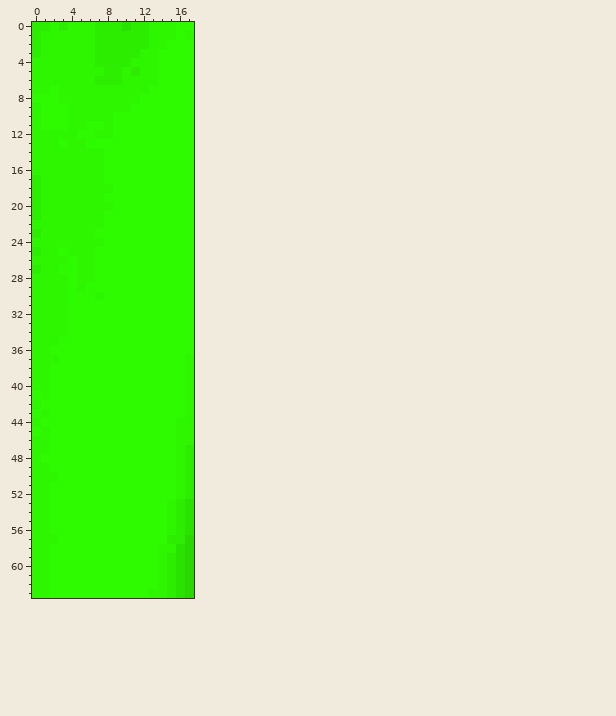
Pixel-art sprite -- android/assets/Entities/missile.png. Above: the version before the commit.
The file is 18x64 pixels. Colours within 5 levels of each other are drawn and written as one.
New version:
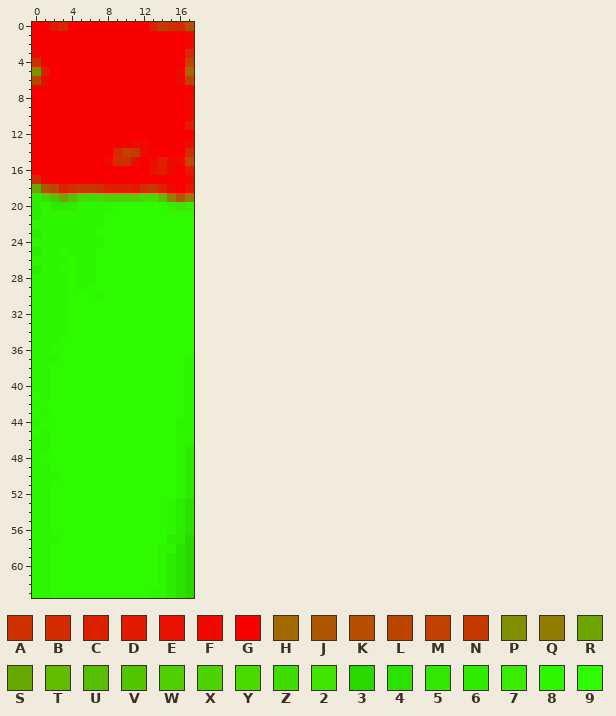
Palette (. is transparent): A #ce3100  B #d32a00  C #dd2100  D #e31900  E #e91200  F #ef0a00  G #f80000  H #a36800  J #ae5600  K #b74e00  L #bc4600  M #c34100  N #c63a00  P #808e00  Q #937d00  R #6da400  S #67a800  T #62bb00  U #56bf00  V #50c500  W #51ce00  X #4bd200  Y #48db00  Z #3edd00  2 #40e400  3 #28d800  4 #2ae200  5 #33e800  6 #2cec00  7 #3aec00  8 #2ef500  9 #2ffb00
What changed:
{"y":0,"x":0,"old":"668688866646688899","new":"GGDBGGGGGGGGGCNABK"}
{"y":1,"x":0,"old":"688888866666688898","new":"GGGGGGGGGGGGGGGGGF"}
{"y":2,"x":0,"old":"688888866666688999","new":"GGGGGGGGGGGGGGGGGF"}
{"y":3,"x":0,"old":"688888866666889999","new":"FGGGGGGGGGGGGGGGGB"}
{"y":4,"x":0,"old":"888888866668889999","new":"AGGGGGGGGGGGGGGGGL"}
{"y":5,"x":0,"old":"888888886686889999","new":"PDGGGGGGGGGGGGGGFH"}
{"y":6,"x":0,"old":"888888866688889999","new":"LFGGGGGGGGGGGGGGFM"}
{"y":7,"x":0,"old":"889888888888899999","new":"GGGGGGGGGGGGGGGGGG"}
{"y":8,"x":0,"old":"999888888888999999","new":"GGGGGGGGGGGGGGGGGF"}
{"y":9,"x":0,"old":"899988888889999999","new":"GGGGGGGGGGGGGGGGGF"}
{"y":10,"x":0,"old":"899988888999999999","new":"GGGGGGGGGGGGGGGGGF"}
{"y":11,"x":0,"old":"899988998999999999","new":"GGGGGGGGGGGGGGGGGC"}
{"y":12,"x":0,"old":"888889988999999999","new":"GGGGGGGGGGGGGGGGGG"}
{"y":13,"x":0,"old":"888988999999999999","new":"GGGGGGGGGGGFFGGGGF"}
{"y":14,"x":0,"old":"888888889999999999","new":"GGGGGGGGGBMNFGGGGA"}
{"y":15,"x":0,"old":"888888889999999999","new":"GGGGGGGGFAAFGFCFFK"}
{"y":16,"x":0,"old":"888888889999999999","new":"GGGGGGGGGGGGGEDFGD"}
{"y":17,"x":0,"old":"688888889999999999","new":"BGGGGGGGGGGGGGGGGF"}
{"y":18,"x":0,"old":"688888888999999999","new":"SJLCANNACCCDANCFGD"}
{"y":19,"x":1,"old":"88888889999999999","new":"ZVRUYZYXXXWYYTQJQ"}
{"y":20,"x":2,"old":"888","new":"656"}
{"y":20,"x":15,"old":"999","new":"727"}
{"label":"changed","picture_box":[32,22,194,211]}
